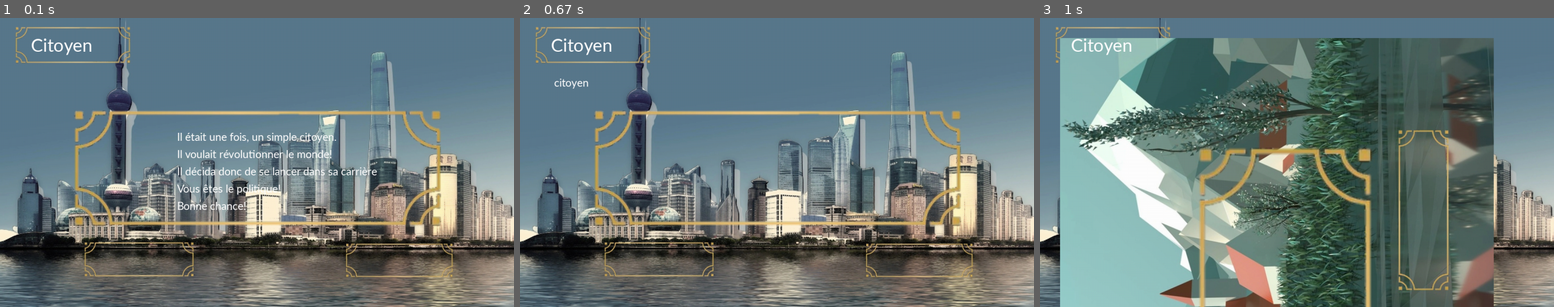
Above: before the commit, frames 1-3 (left to right).
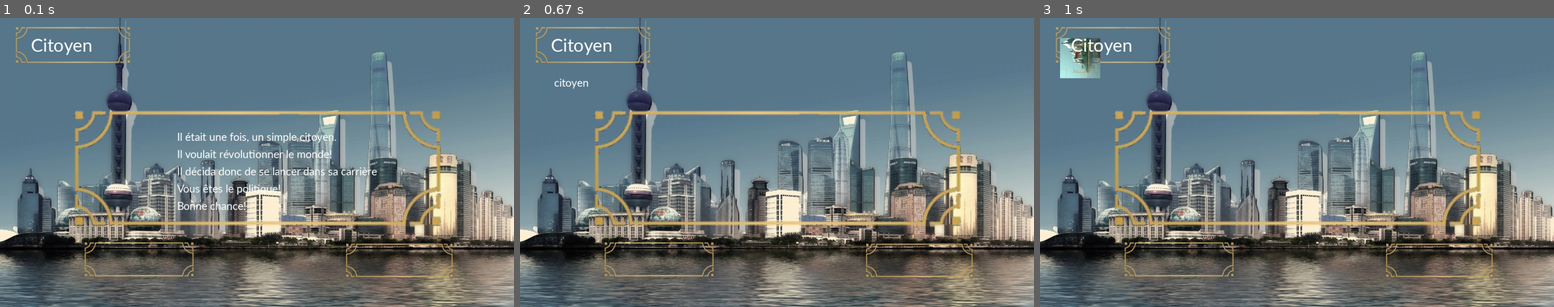
Above: after the commit, the same moments.

Repository: QuentinBubu/trophees-nsi-2022
Game: pygame game, started from main.py
The game is run twice, just before and just after one commit, with the same random seed, the same clock (stepped at 60 frames per second) and the same inputs.
Inputs (mouse positions are in pixels of both pictures, inside the frame that each line leads up to):
- Up to frame 1 (0.1 s): no input
- Up to frame 2 (0.67 s): press the mouse at (777, 182) at 0.37 s; move the mouse to (715, 174) at 0.47 s; release the mouse at (653, 165) at 0.6 s
- Up to frame 3 (1 s): press the mouse at (1297, 182) at 0.7 s; move the mouse to (1230, 119) at 0.8 s; release the mouse at (1163, 55) at 0.93 s

Frames 1-2 are identical in both runs. In frame 3, 73% of the frame differs, in the area x 3-89%, y 6-100%.

Commit message:
ça roule ma poule

Diff:
--- a/bouton.py
+++ b/bouton.py
@@ -22,7 +22,9 @@
         self.pos = pos
         self.size = size
         self.texture = pygame.image.load(texture_path)
+        self.texture = pygame.transform.scale(self.texture, self.size)
         self.texture_clicked = pygame.image.load(texture_path_clicked)
+        self.texture_clicked = pygame.transform.scale(self.texture_clicked, self.size)
 
         self.function = func
 
@@ -35,10 +37,12 @@
         self.pos = new_pos
 
     def set_texture(self, new_t):
-        self.texture = new_t
+        self.texture = pygame.image.load(new_t)
+        self.texture = pygame.transform.scale(self.texture, self.size)
 
     def set_texture_clicked(self, new_tc):
-        self.texture_clicked = new_tc
+        self.texture_clicked = pygame.image.load(new_tc)
+        self.texture_clicked = pygame.transform.scale(self.texture_clicked, self.size)
 
     def set_clicked(self, state):
         self.clicked = state
--- a/main.py
+++ b/main.py
@@ -9,7 +9,8 @@
 ecran = PROLOGUE
 screen = Screen()
 
-interragibles = [Bouton((50, 50), (50, 50), "image/temp_debut.jpg", "image/imagepygame.jpg")]
+interragibles = [
+    Bouton((50, 50), (100, 100), "image/temp_debut.jpg", "image/imagepygame.jpg")]
 
 while ouvert:
     screen.set_fond()
@@ -18,7 +19,8 @@
         if event.type == pygame.QUIT:
             ouvert = False
         if event.type == pygame.VIDEORESIZE:
-            screen = pygame.display.set_mode((event.w, event.h), pygame.RESIZABLE)
+            screen = pygame.display.set_mode(
+                (event.w, event.h), pygame.RESIZABLE)
 
         # click de souris
         if event.type == pygame.MOUSEBUTTONDOWN:
@@ -30,23 +32,26 @@
                     ecran = MAIN
                 else:
                     for bouton in interragibles:
-                        bouton.set_clicked(bouton.is_clicked()) # Si le bouton est clické, alors sont état est clické
+                        # Si le bouton est clické, alors sont état est clické
+                        bouton.set_clicked(bouton.is_clicked())
 
         # lacher le clic
         if event.type == pygame.MOUSEBUTTONUP:
             # clic gauche :
             if event.button == 1:
                 for bouton in interragibles:
-                    bouton.set_clicked(False) # Du fait que le bouton est laché, il ne peut pas y avoir de bouton clické
+                    # Du fait que le bouton est laché, il ne peut pas y avoir de bouton clické
+                    bouton.set_clicked(False)
 
     if ecran == MAIN:
         for i in interragibles:
             i.actualiser(screen)
     elif ecran == PROLOGUE:
-        afficher_text(T_PROLOGUE, screen, screen.font, (0.5,0.5), True, BLANC)
+        afficher_text(T_PROLOGUE, screen, screen.font, (0.5, 0.5), True, BLANC)
     elif ecran == CITOYEN:
         afficher_text(CITOYEN, screen, screen.font, (0.1, 0.2), True, BLANC)
-    afficher_text(CITOYEN.capitalize(), screen, screen.font50, (0.12, 0.055), True, BLANC)
+    afficher_text(CITOYEN.capitalize(), screen,
+                  screen.font50, (0.12, 0.055), True, BLANC)
 
     pygame.display.flip()
     screen.clock.tick(60)
@@ -55,4 +60,4 @@
 pygame.quit()
 #g.set_nom(input('Bonjour, quel est ton nom? '))
 print(PROLOGUE)
-g.lancement()
+# g.lancement()
